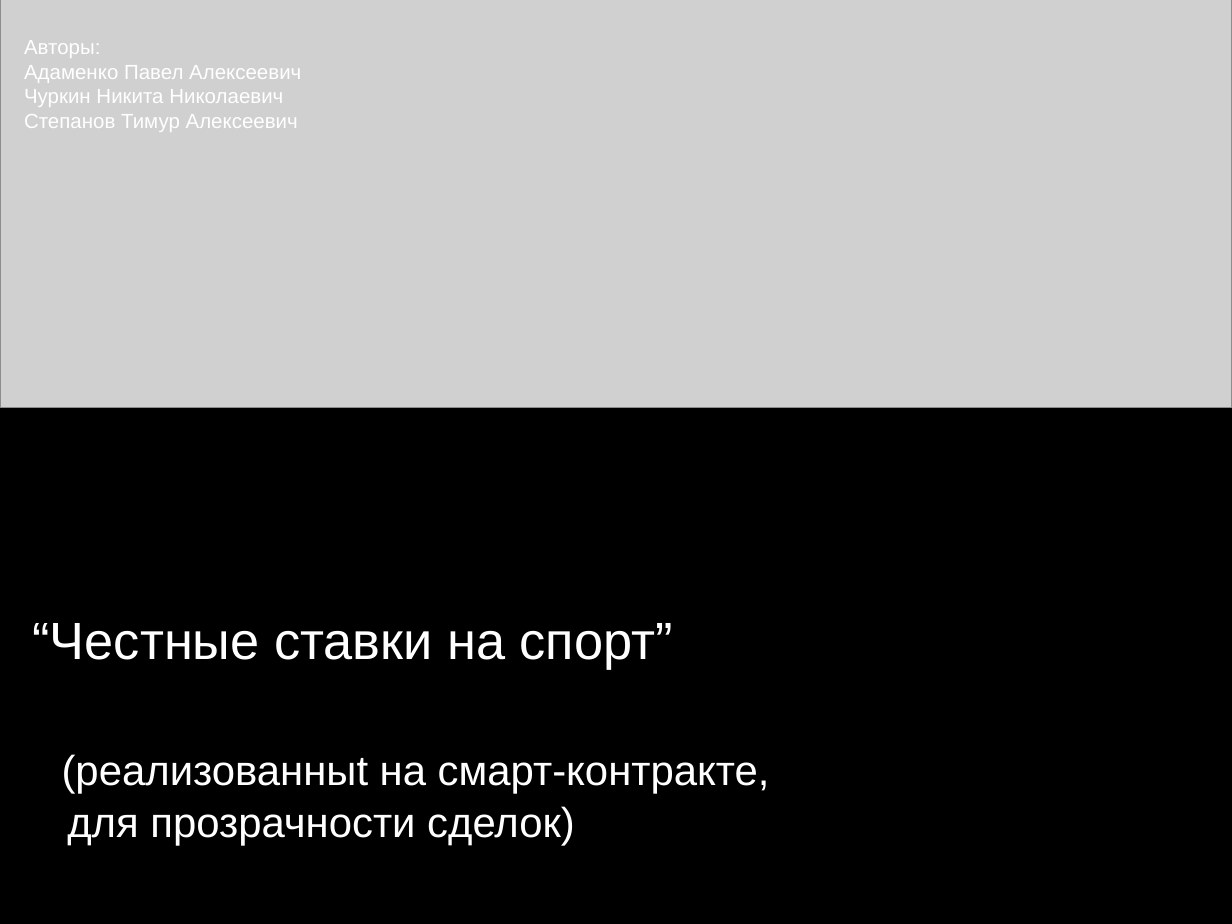
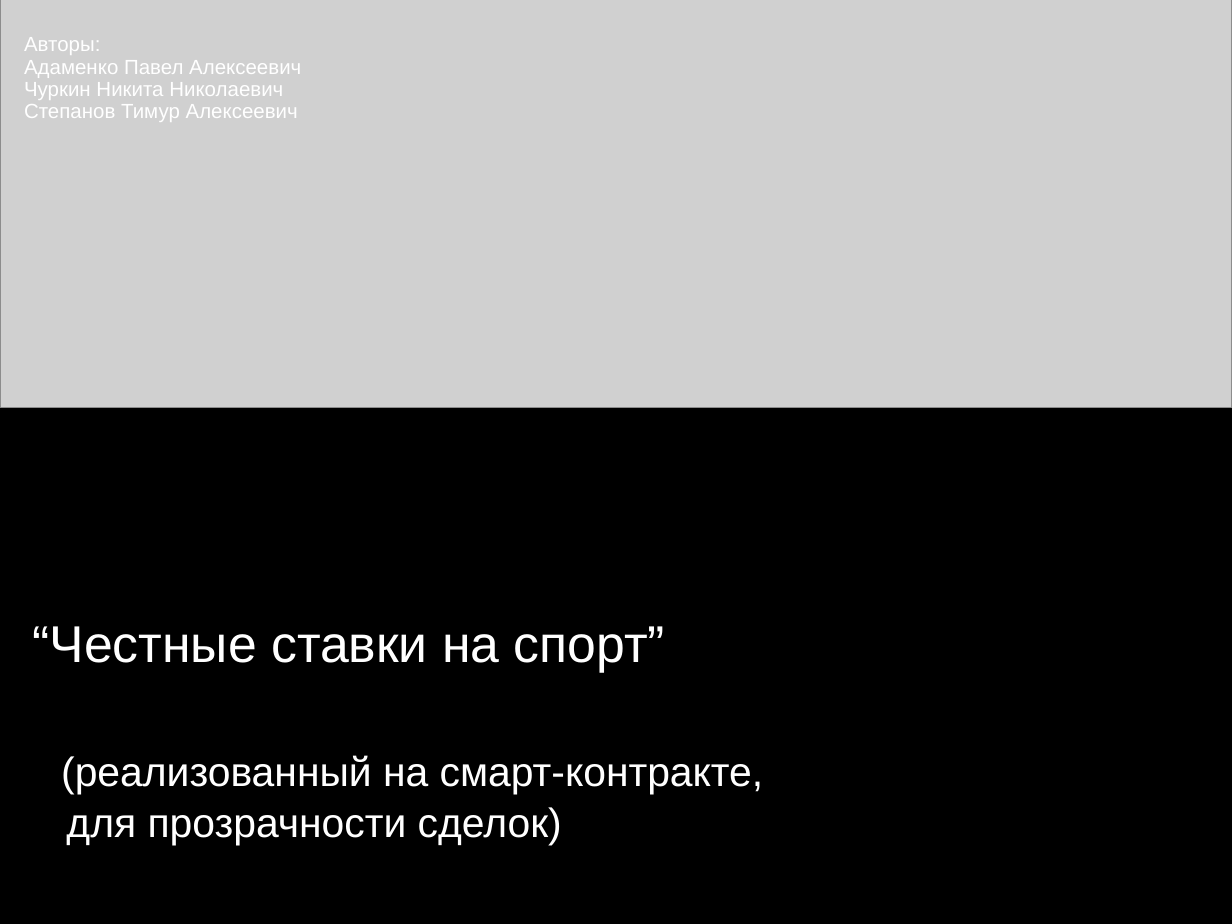
Before and after one commit to padap/hse_smart_contracts, a slide deck: slide 1 of presentation.pptx. Drawn at 1232x924 pixels with LibreOffice and Linux fonts; fonts in the diff are those of the drawing; grey boxes stand for pictures. Boxes give left, top, right and bottom in pixels: in the first picture for what was removed or moved away, otherwise in the second. Text is boxed around its words. In the diff, an @@ line names an element or a change of style, - is before the commit and + after.

Commit message:
final presentation fixes

```diff
--- a/presentation.pptx
+++ b/presentation.pptx
@@ subtitle "Авторы:" at (x1=24, y1=37, x2=301, y2=122): line spacing 1 to 0.9 @@
@@ title at (x1=32, y1=626, x2=764, y2=846): text changed; size 34.8 to 34 pt @@
-“Честные ставки на спорт”
-(реализованныt на смарт-контракте,
-для прозрачности сделок)
+“Честные ставки на спорт”
+(реализованный на смарт-контракте,
+для прозрачности сделок)
```
Also in this commit, not shown: 3 other slides changed, 3 slides added, 3 slides removed, 2 other files.
